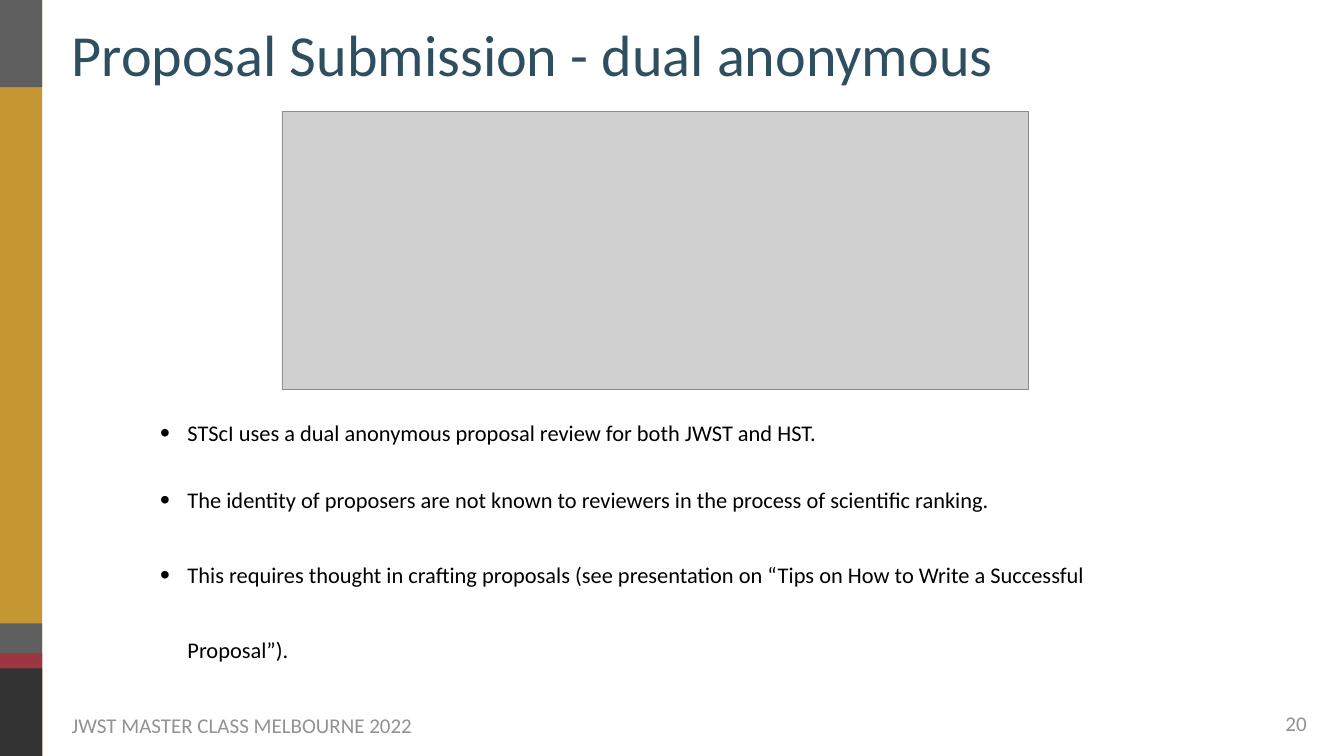
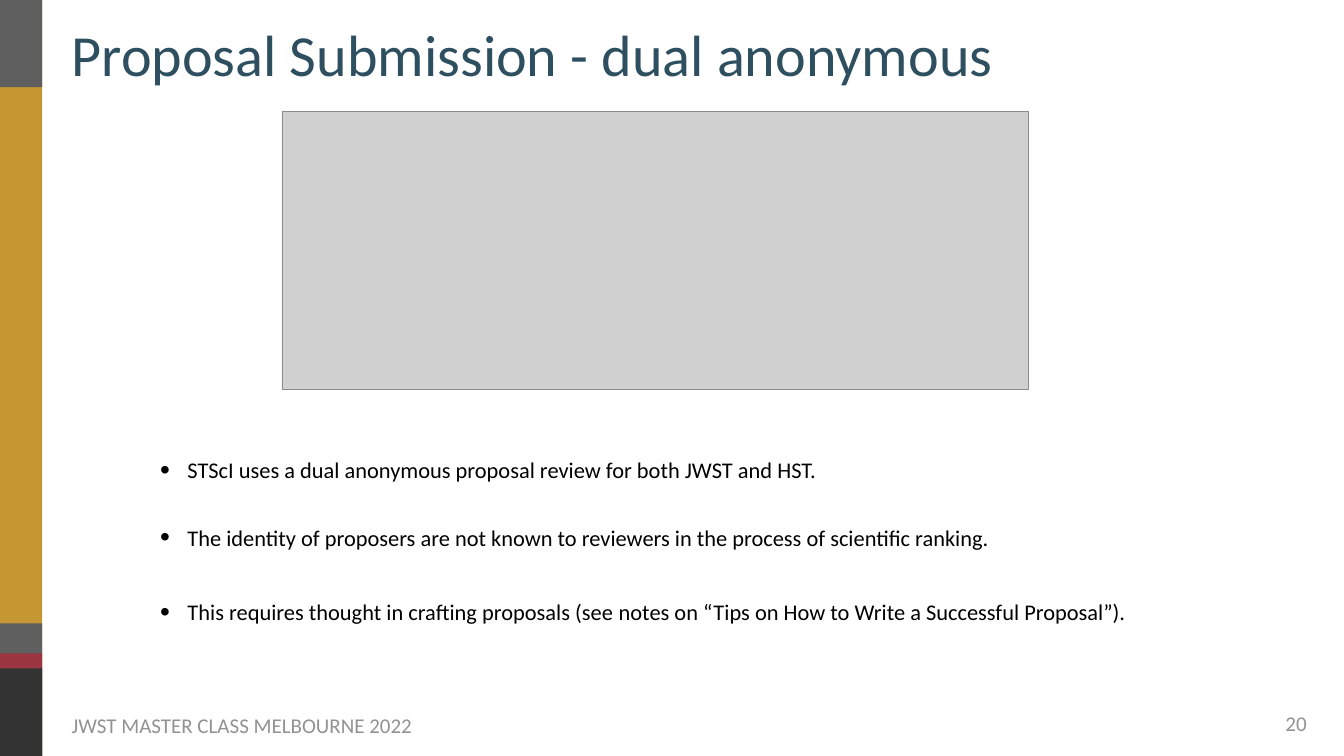
Before and after one commit to themiyan/jwst_masterclass_melbourne_2022, a slide deck: slide 20 of Presentations_Main/03_JWST_Cycle2_Proposals.pptx. Drawn at 1344x756 pixels with LibreOffice and Linux fonts; fonts in the diff are those of the drawing; grey boxes stand for pictures; background and template pictures are left out. Boxes give left, top, right and bottom in pixels: in the first picture for what was removed or moved away, otherwise in the second. Text is boxed around its words. In the diff, an @@ line names an element or a change of style, - is before the commit and + after.

```diff
--- a/Presentations_Main/03_JWST_Cycle2_Proposals.pptx
+++ b/Presentations_Main/03_JWST_Cycle2_Proposals.pptx
@@ text "STScI uses a dual anonymous ...": place and size @@
-text "STScI uses a dual anonymous ..." at [187, 425, 1083, 662]
+text "STScI uses a dual anonymous ..." at [187, 462, 1125, 624]
@@ text at [187, 603, 1125, 624]: text changed @@
-• This requires thought in crafting proposals (see presentation on “Tips on How to Write a Successful Proposal”).
+• This requires thought in crafting proposals (see notes on “Tips on How to Write a Successful Proposal”).
```
Also in this commit, not shown: 11 other slides changed, 1 slide added.
